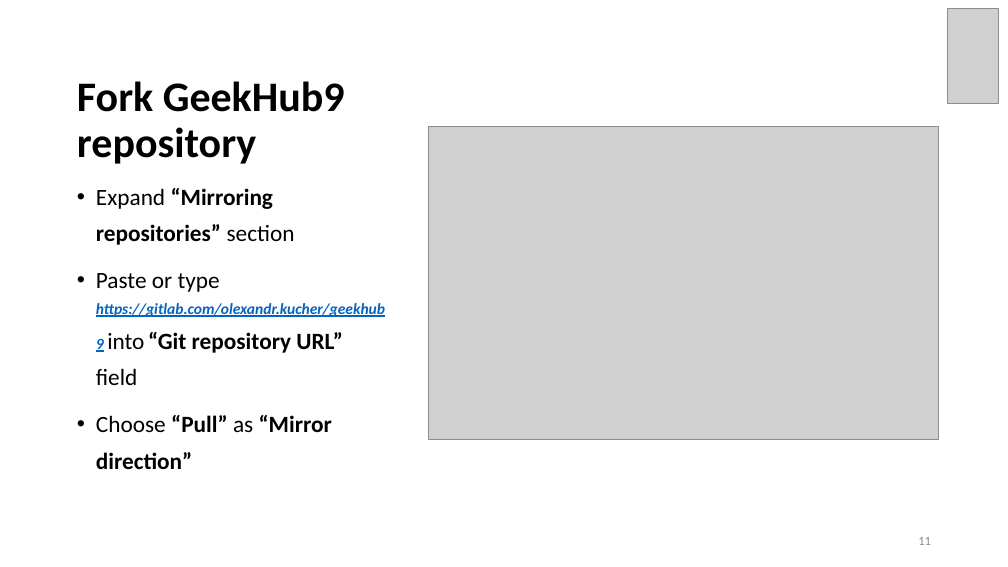
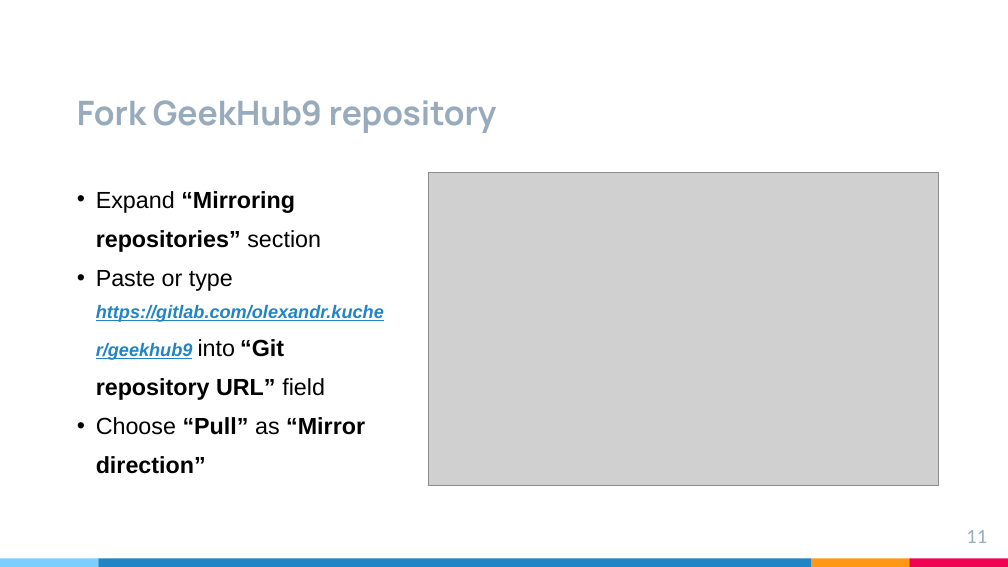
Before and after one commit to brahinets/GeekHub-J4W-9, a slide deck: slide 11 of Lectures/Lesson 01 - Gitlab + Intellij IDEA.pptx. Drawn at 1008x567 pixels with LibreOffice and Linux fonts; fonts in the diff are those of the drawing; grey boxes stand for pictures. Boxes give left, top, right and bottom in pixels: in the first picture for what was removed or moved away, otherwise in the second. Text is boxed around its words. In the diff, an @@ line names an element or a change of style, - is before the commit and + after.

Commit message:
updated presentation styles

```diff
--- a/Lectures/Lesson 01 - Gitlab + Intellij IDEA.pptx
+++ b/Lectures/Lesson 01 - Gitlab + Intellij IDEA.pptx
@@ picture removed at [948, 8, 999, 104] @@
@@ title "Fork GeekHub9 repository": place and size @@
-title "Fork GeekHub9 repository" at [77, 81, 345, 164]
+title "Fork GeekHub9 repository" at [77, 100, 497, 133]
@@ title "Fork GeekHub9 repository" at [77, 100, 497, 133]: size 40 to 32 pt, font Calibri to Manrope, text colour #000000 to #97ABBC; line spacing 0.9 to 1 @@
@@ text "Expand “Mirroring repositories” section" at [96, 191, 384, 474]: font Calibri to Arial; size 14.8 to 17.3 pt, text colour #0563C1 to #2185C5 in "https://gitlab.com/olexandr.kucher/geekhub9"; line spacing 1.3 to 1.4; less space between paragraphs @@
@@ picture: place and size @@
-picture at [429, 126, 939, 439]
+picture at [428, 172, 938, 485]
@@ page number: place and size @@
-page number at [918, 537, 931, 545]
+page number at [967, 530, 988, 543]
@@ page number at [967, 530, 988, 543]: size 12 to 17.3 pt, font Calibri to Lato, text colour #8C8C8C to #97ABBC; vertical alignment middle to top @@
@@ rectangle added at [0, 559, 98, 567], fill #7ECEFD @@
@@ rectangle added at [98, 559, 811, 567], fill #2185C5 @@
@@ rectangle added at [811, 559, 910, 567], fill #FF9715 @@
@@ rectangle added at [910, 559, 1008, 567], fill #F20253 @@
```
Also in this commit, not shown: 23 other slides changed, 1 slide added, 1 slide removed.
